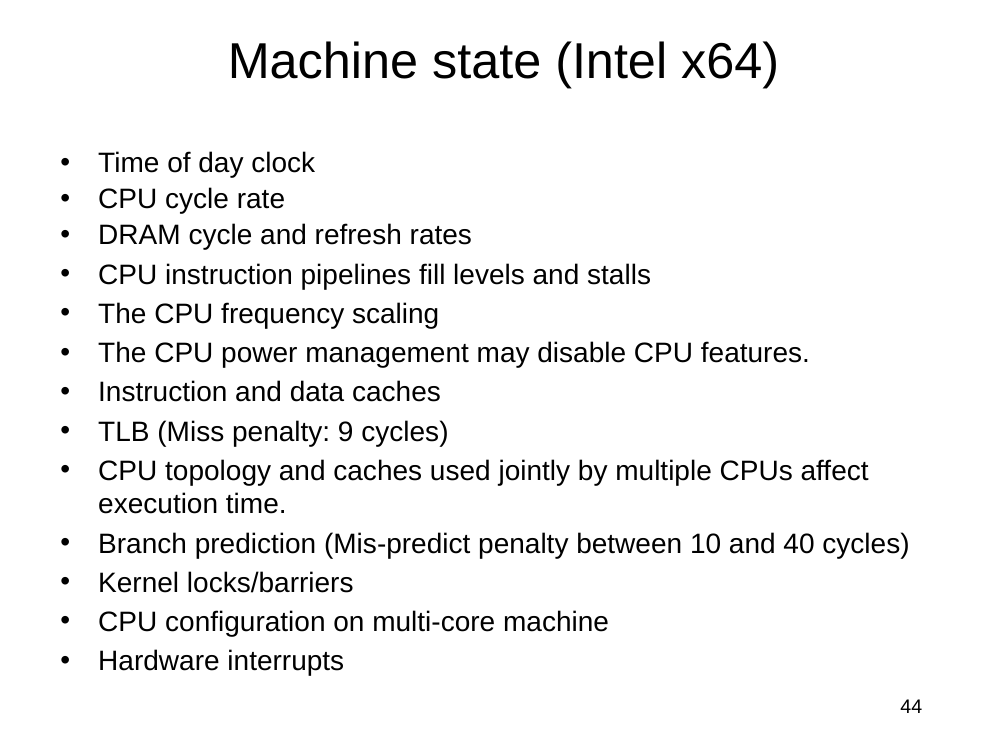
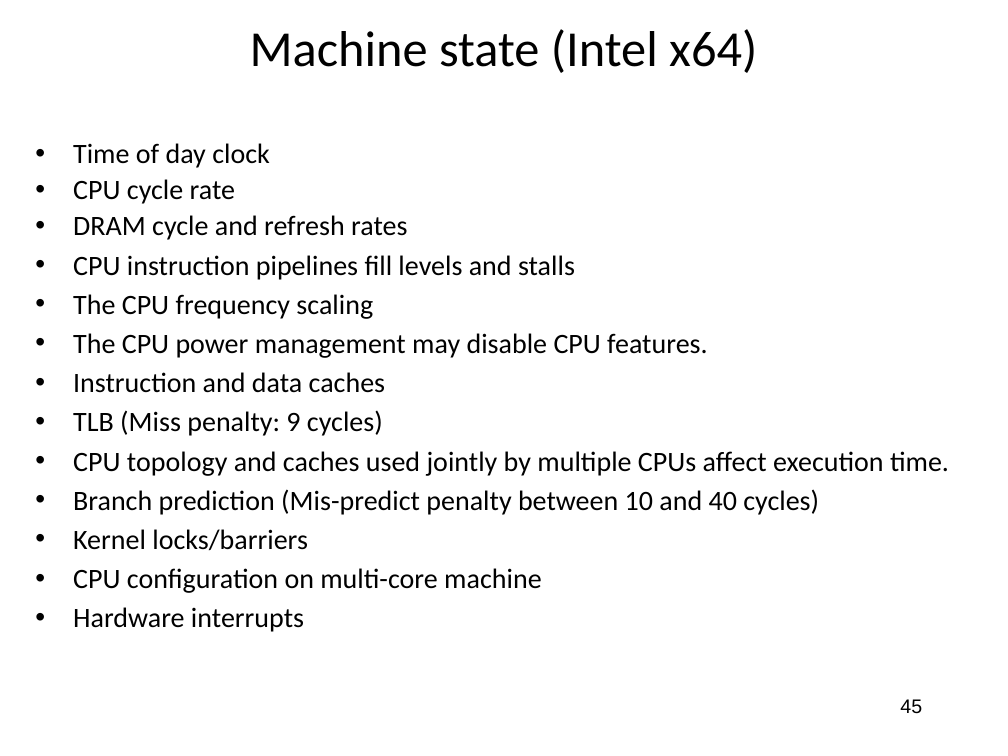
Before and after one commit to jlmucb/class_notes, a slide deck: slide 45 of BerkeleyClass/CS290Spring2013/Lectures/entropy_talk.pptx (slide 44 before the commit). Drawn at 1008x756 pixels with LibreOffice and Linux fonts; fonts in the diff are those of the drawing. Boxes give left, top, right and bottom in pixels: in the first picture for what was removed or moved away, otherwise in the second. Text is boxed around its words. In the diff, an @@ line names an element or a change of style, - is before the commit and + after.

```diff
--- a/BerkeleyClass/CS290Spring2013/Lectures/entropy_talk.pptx
+++ b/BerkeleyClass/CS290Spring2013/Lectures/entropy_talk.pptx
@@ title "Machine state (Intel x64)": place and size @@
-title "Machine state (Intel x64)" at bbox=[228, 41, 779, 88]
+title "Machine state (Intel x64)" at bbox=[250, 29, 757, 73]
@@ title "Machine state (Intel x64)" at bbox=[250, 29, 757, 73]: font Arial to Calibri @@
@@ text "Time of day clock" at bbox=[73, 143, 949, 632]: font Arial to Calibri @@
@@ text "Time of day clock": place and size @@
-text "Time of day clock" at bbox=[98, 151, 909, 675]
+text "Time of day clock" at bbox=[73, 143, 949, 632]
@@ page number at bbox=[900, 699, 922, 714]: text changed @@
-44
+45
```
Also in this commit, not shown: 54 other slides changed, 1 slide added, 1 other file.
